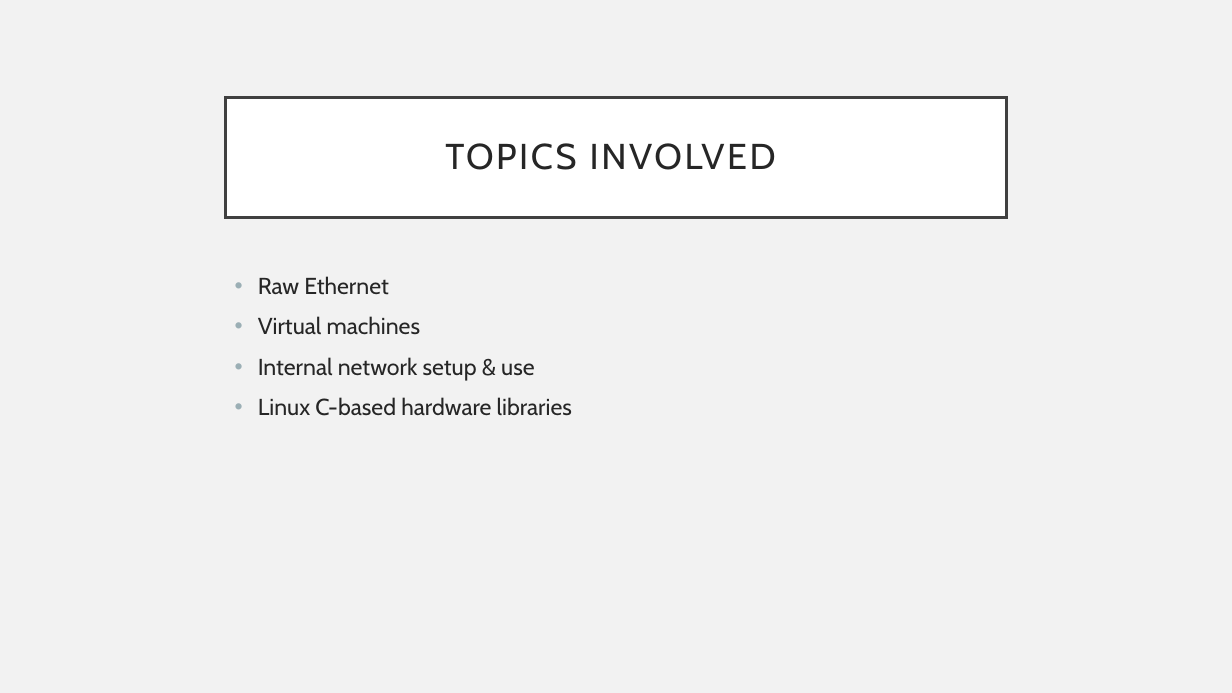
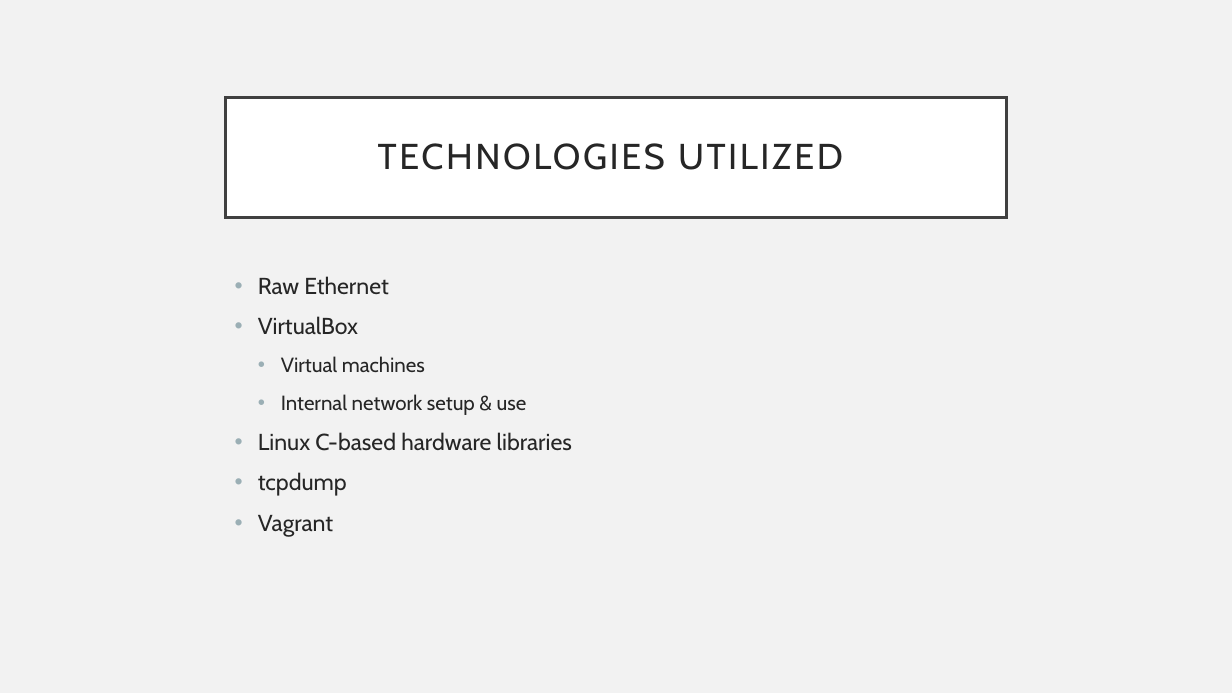
Before and after one commit to Rba12394/NetworksProject, a slide deck: slide 5 of final project.pptx. Drawn at 1232x693 pixels with LibreOffice and Linux fonts; fonts in the diff are those of the drawing. Boxes give left, top, right and bottom in pixels: in the first picture for what was removed or moved away, otherwise in the second. Text is boxed around its words. In the diff, an @@ line names an element or a change of style, - is before the commit and + after.

```diff
--- a/final project.pptx
+++ b/final project.pptx
@@ title at [378,143,843,170]: text changed @@
-TOPICS INVOLVED
+TECHNOLOGIES UTILIZED
@@ text at [258,316,358,335]: paragraph added @@
+• VirtualBox
@@ text at [281,356,527,415]: size 18 to 16 pt in "Virtual machines", "Internal network setup & use"; list level 1 to 2 in "Virtual machines"; list level 1 to 2 in "Internal network setup & use" @@
@@ text at [258,472,347,537]: paragraphs added @@
+• tcpdump
+• Vagrant
```
Also in this commit, not shown: 4 other slides changed.
